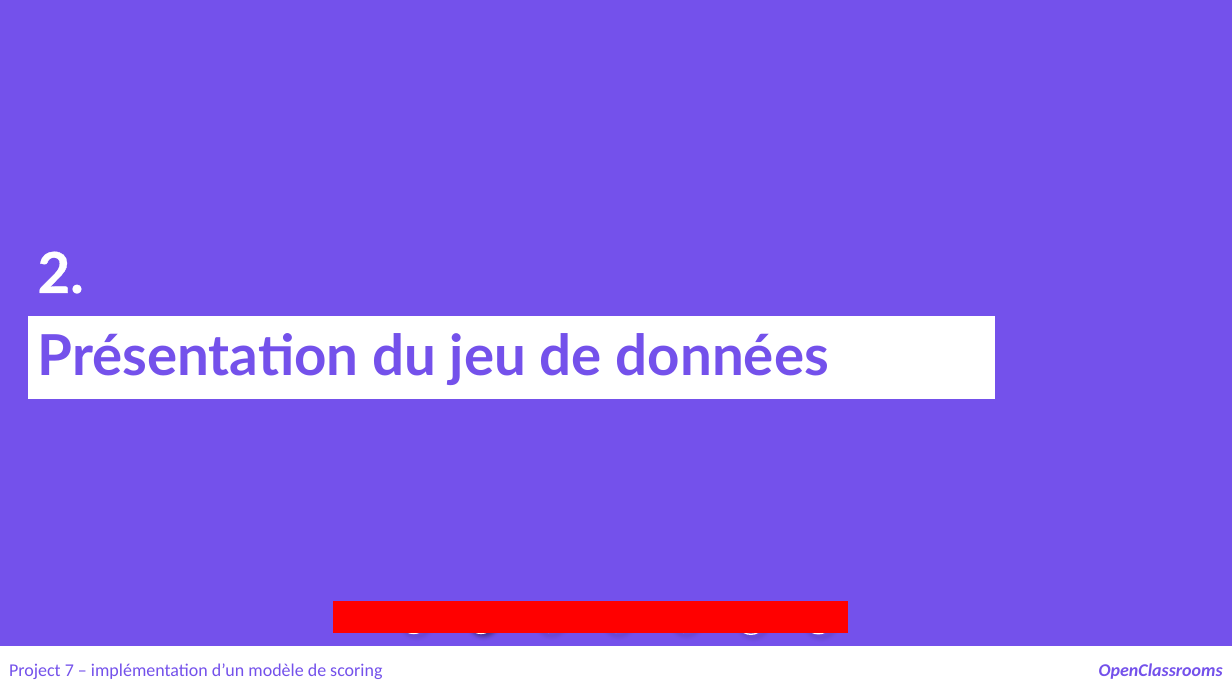
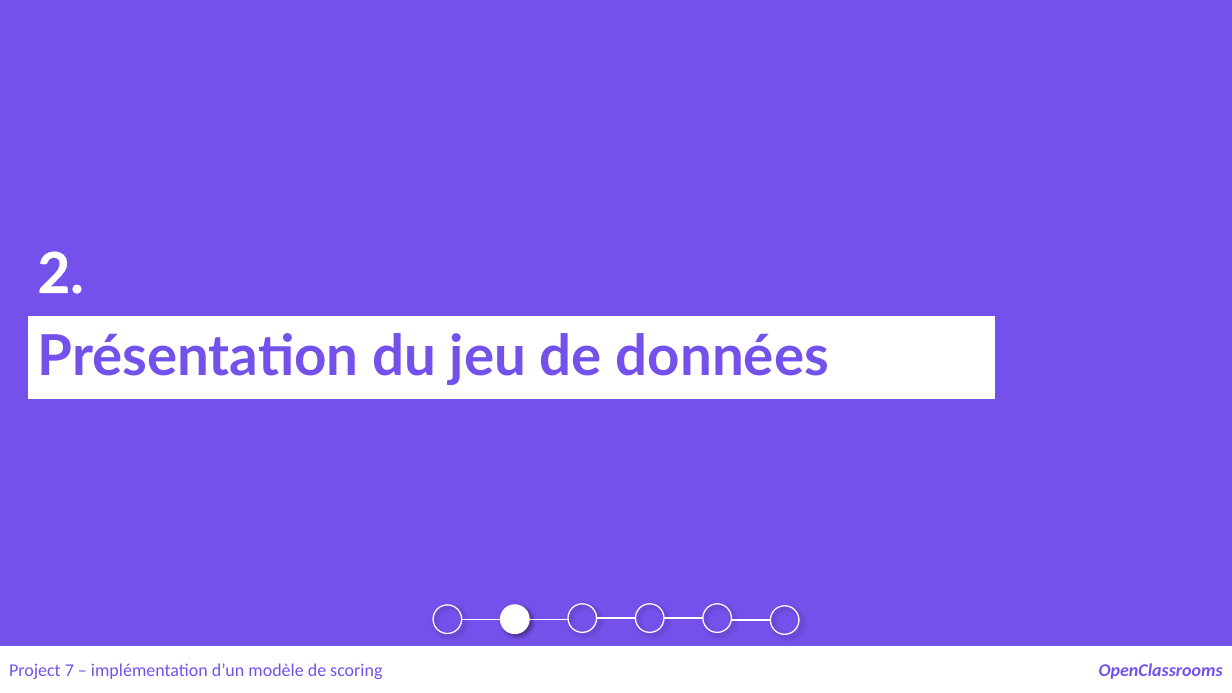
Before and after one commit to samirhinojosa/OC-P7-IMPLEMENT-A-SCORING-MODEL, a slide deck: slide 5 of supports/P7_presentation_final.pptx. Drawn at 1232x693 pixels with LibreOffice and Linux fonts; fonts in the diff are those of the drawing. Boxes give left, top, right and bottom in pixels: in the first picture for what was removed or moved away, otherwise in the second. Text is boxed around its words. In the diff, an @@ line names an element or a change of style, - is before the commit and + after.

Commit message:
presentation

```diff
--- a/supports/P7_presentation_final.pptx
+++ b/supports/P7_presentation_final.pptx
@@ rectangle removed at (334, 602, 848, 633) @@
@@ 3 ellipses: place and size @@
-3 ellipses at (399, 605, 765, 635)
+3 ellipses at (433, 605, 799, 635)
@@ group added at (462, 618, 771, 620): 5 lines @@
@@ ellipse removed at (534, 604, 563, 632) @@
@@ ellipse: place and size @@
-ellipse at (602, 604, 630, 632)
+ellipse at (568, 604, 597, 632)
@@ ellipse: place and size @@
-ellipse at (669, 604, 698, 632)
+ellipse at (636, 604, 665, 632)
@@ ellipse: place and size @@
-ellipse at (804, 605, 833, 634)
+ellipse at (703, 604, 732, 632)
```
Also in this commit, not shown: 13 other slides changed, 1 slide added, 2 other files.
